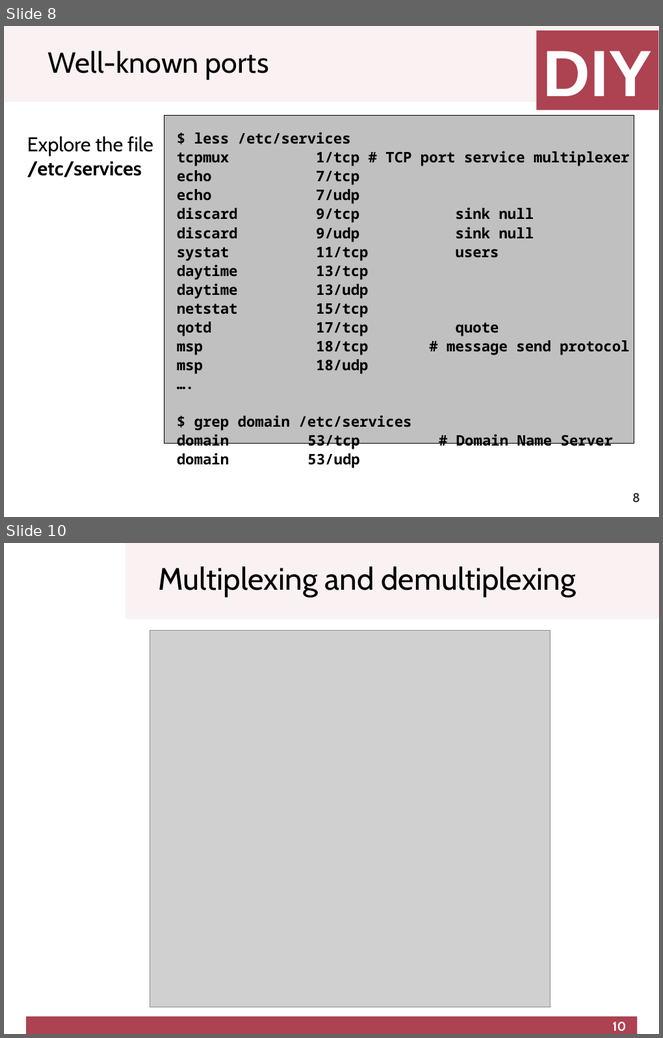
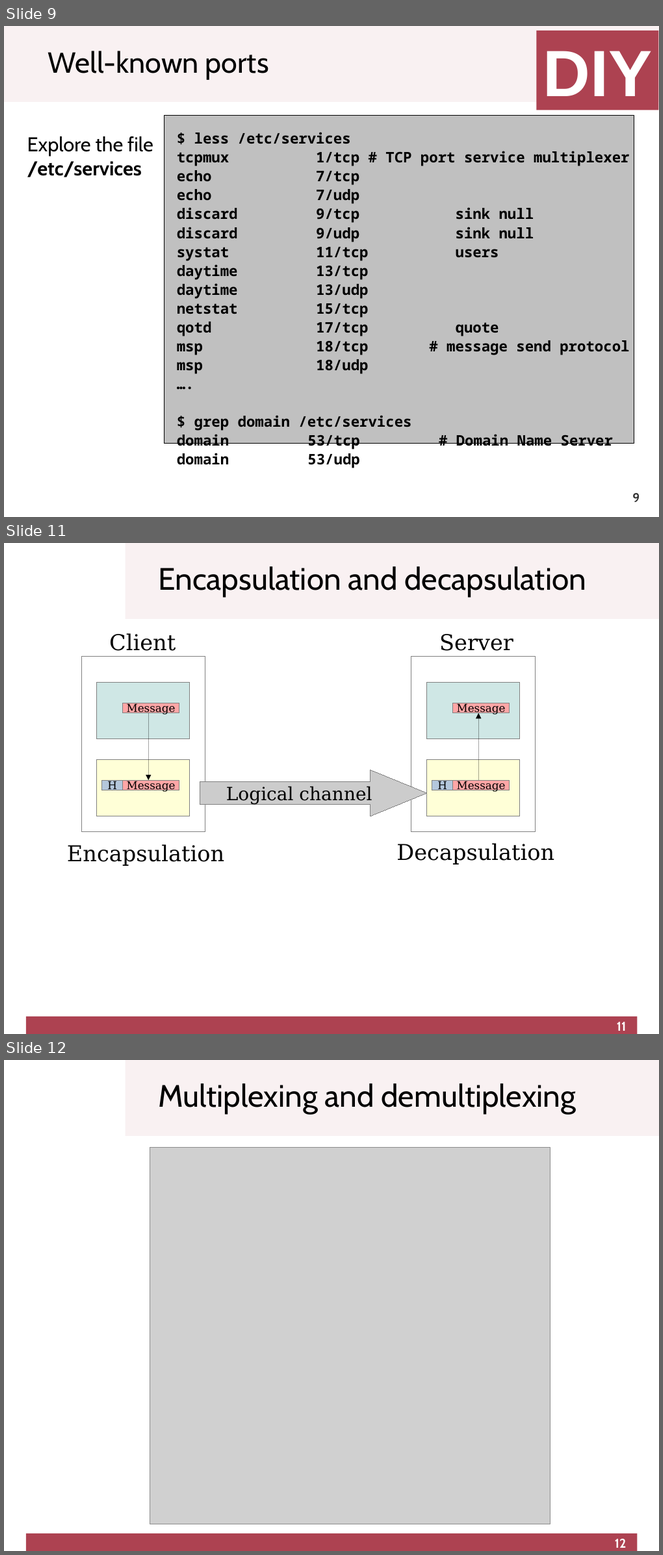
Before and after one commit to cletomartin/redes1, a slide deck: slides/transport.odp. Shown one above the other, each under a label of ours: slides 8 and 10 before the commit, slides 9, 11 and 12 after it; the slides between them are not shown. The pictures are 663x1038 and 663x1555 pixels, drawn with LibreOffice and Linux fonts; fonts in the diff are those of the drawing; grey boxes stand for pictures; background and template pictures are left out. Boxes give left, top, right and bottom in pixels: in the first picture for what was removed or moved away, otherwise in the second. Text is boxed around its words. In the diff, an @@ line names an element or a change of style, - is before the commit and + after.

```diff
--- a/slides/transport.odp
+++ b/slides/transport.odp
@@ slide 11 added at (x1=4, y1=543, x2=659, y2=1034), background #FFFFFF; not listed: 2 template elements that a slide beside it also shows @@
@@ title added at (x1=159, y1=566, x2=586, y2=597), 34.1 pt, text #000000 @@
+Encapsulation and decapsulation
@@ text added at (x1=109, y1=633, x2=176, y2=651), 24 pt, text #000000 @@
+Client
@@ text added at (x1=440, y1=634, x2=514, y2=651), 24 pt, text #000000 @@
+Server
@@ rectangle added at (x1=81, y1=656, x2=205, y2=832), outline #808080 0 pt @@
@@ rectangle added at (x1=412, y1=656, x2=535, y2=832), outline #808080 0 pt @@
@@ rectangle added at (x1=97, y1=683, x2=190, y2=739), fill #CFE7E5, outline #808080 0 pt @@
@@ rectangle added at (x1=427, y1=683, x2=520, y2=739), fill #CFE7E5, outline #808080 0 pt @@
@@ rectangle added at (x1=122, y1=703, x2=180, y2=713), fill #FFA6A6, outline #808080 0 pt, 12 pt, text #000000 @@
+Message
@@ arrow added from (148, 713) to (148, 780), #000000 0 pt @@
@@ rectangle added at (x1=452, y1=703, x2=510, y2=713), fill #FFA6A6, outline #808080 0 pt, 12 pt, text #000000 @@
+Message
@@ arrow added from (478, 780) to (478, 713), #000000 0 pt @@
@@ rectangle added at (x1=97, y1=760, x2=190, y2=817), fill #FFFFD7, outline #808080 0 pt @@
@@ right arrow added at (x1=200, y1=770, x2=426, y2=816), fill #CCCCCC, outline #808080 0 pt, 20 pt, text #000000 @@
+Logical channel
@@ rectangle added at (x1=427, y1=760, x2=520, y2=817), fill #FFFFD7, outline #808080 0 pt @@
@@ rectangle added at (x1=102, y1=780, x2=122, y2=791), fill #B4C7DC, outline #808080 0 pt, 12 pt, text #000000 @@
+H
@@ rectangle added at (x1=122, y1=780, x2=180, y2=791), fill #FFA6A6, outline #808080 0 pt, 12 pt, text #000000 @@
+Message
@@ rectangle added at (x1=432, y1=780, x2=452, y2=791), fill #B4C7DC, outline #808080 0 pt, 12 pt, text #000000 @@
+H
@@ rectangle added at (x1=452, y1=780, x2=510, y2=791), fill #FFA6A6, outline #808080 0 pt, 12 pt, text #000000 @@
+Message
@@ text added at (x1=67, y1=845, x2=224, y2=866), 24 pt, text #000000 @@
+Encapsulation
@@ text added at (x1=397, y1=843, x2=555, y2=865), 24 pt, text #000000 @@
+Decapsulation
@@ page number added at (x1=617, y1=1022, x2=626, y2=1031), 14 pt, text #FFFFFF, bold @@
+11
@@ what was slide 8 is now slide 9 @@
@@ page number at (x1=633, y1=493, x2=640, y2=502): text changed @@
-8
+9
@@ what was slide 10 is now slide 12 @@
@@ page number at (x1=615, y1=1539, x2=627, y2=1548): text changed @@
-10
+12
```
Also in this commit, not shown: 3 slides changed, 1 other slide added, 4 other files.
